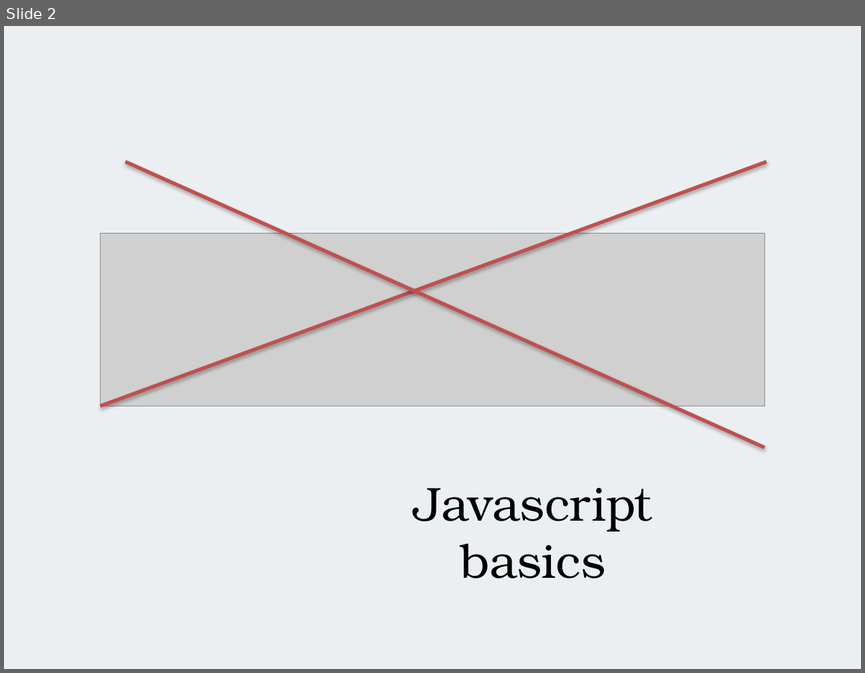
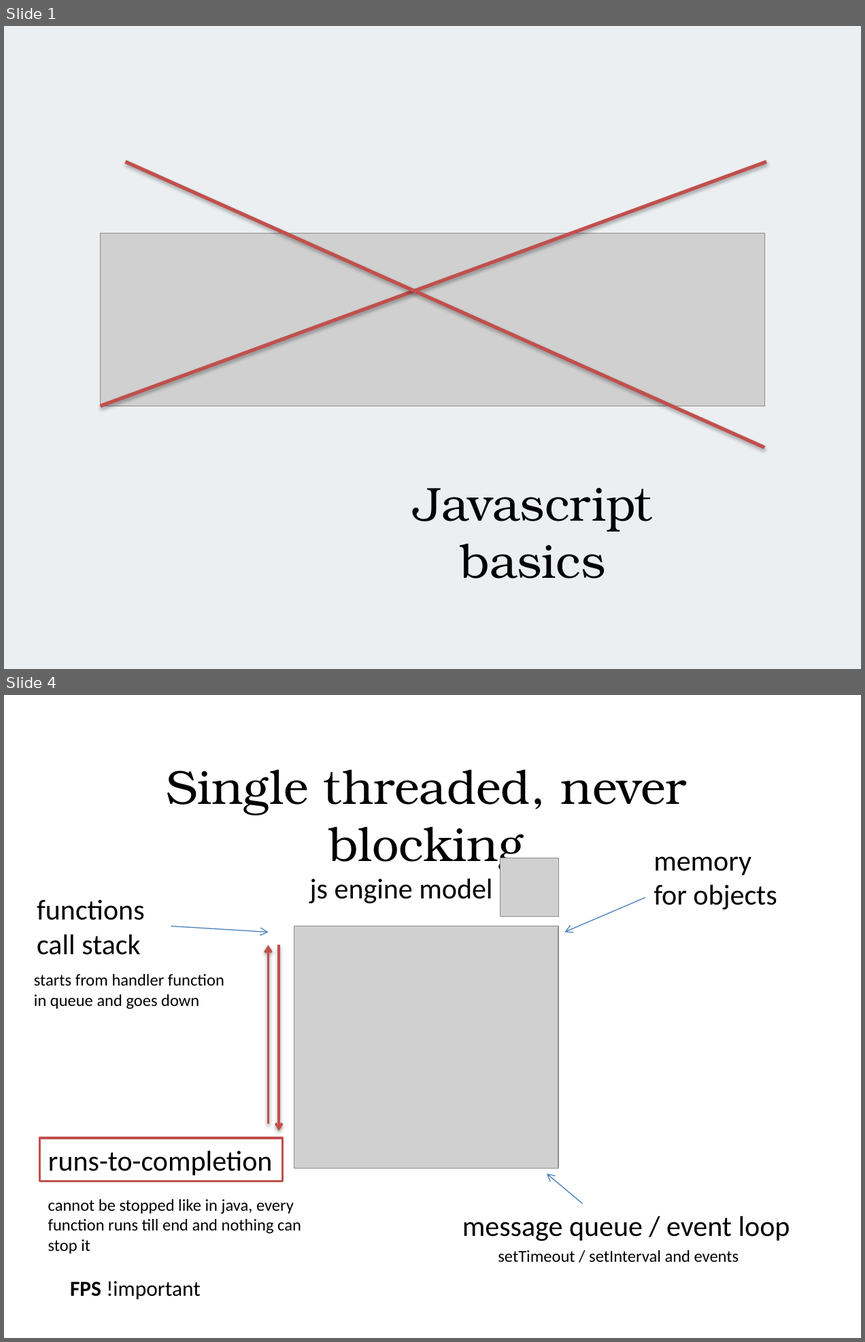
Before and after one commit to alexeymatveevp/angularjs-course, a slide deck: docs/00_jsbasics.pptx. Shown one above the other, each under a label of ours: slide 2 before the commit, slides 1 and 4 after it; the slides between them are not shown. The pictures are 865x673 and 865x1342 pixels, drawn with LibreOffice and Linux fonts; fonts in the diff are those of the drawing; grey boxes stand for pictures. Boxes give left, top, right and bottom in pixels: in the first picture for what was removed or moved away, otherwise in the second. Text is boxed around its words. In the diff, an @@ line names an element or a change of style, - is before the commit and + after.

```diff
--- a/docs/00_jsbasics.pptx
+++ b/docs/00_jsbasics.pptx
@@ slide 4 added at [4, 695, 861, 1338], background #FFFFFF @@
@@ text added at [166, 769, 686, 872], 40 pt, text #000000 @@
+Single threaded, never blocking
@@ picture added at [500, 858, 558, 916] @@
@@ text added at [653, 856, 776, 910], 24 pt, text #000000 @@
+memory for objects
@@ text added at [310, 878, 492, 904], 24 pt, text #000000 @@
+js engine model
@@ arrow added from (645, 897) to (564, 932), #4B7EBC 0.75 pt @@
@@ text added at [37, 900, 145, 955], 24 pt, text #000000 @@
+functions call stack
@@ arrow added from (171, 926) to (268, 932), #4B7EBC 0.75 pt @@
@@ picture added at [294, 926, 558, 1168] @@
@@ arrow added from (268, 1123) to (268, 945), #C0504D 2 pt @@
@@ arrow added from (279, 945) to (279, 1130), #C0504D 2 pt @@
@@ text added at [34, 974, 224, 1009], 14 pt, text #000000 @@
+starts from handler function
+in queue and goes down
@@ rectangle added at [40, 1138, 283, 1181], fill #FFFFFF, outline #C0504D 2 pt, 24 pt, text #000000 @@
+runs-to-completion
@@ arrow added from (582, 1203) to (547, 1173), #4B7EBC 0.75 pt @@
@@ text added at [48, 1199, 301, 1253], 14 pt, text #000000 @@
+cannot be stopped like in java, every function runs till end and nothing can stop it
@@ text added at [462, 1215, 790, 1241], 24 pt, text #000000 @@
+message queue / event loop
@@ text added at [498, 1250, 739, 1262], 14 pt, text #000000 @@
+setTimeout / setInterval and events
@@ text added at [70, 1280, 201, 1299], 18 pt, text #000000 @@
+FPS !important
@@ what was slide 2 is now slide 1 @@
```
Also in this commit, not shown: 7 slides changed, 6 other slides added, 1 slide removed, 2 other files.
